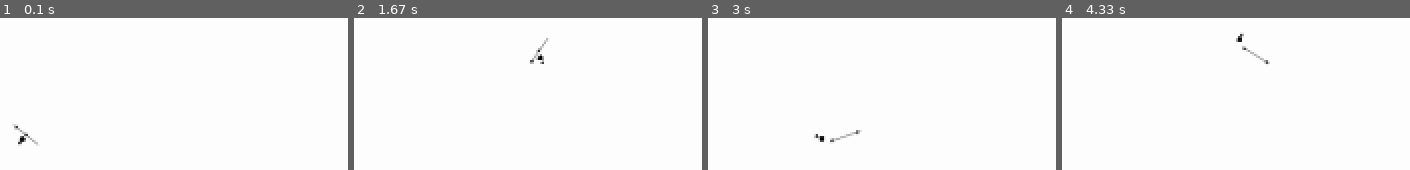
Above: before the commit, frames 1-4 (left to right).
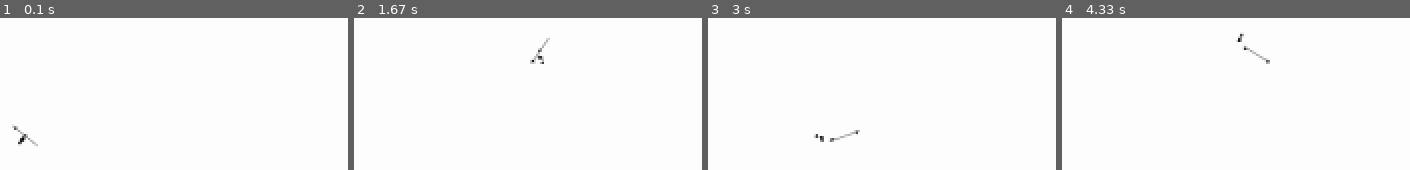
Above: after the commit, the same moments.

Repository: LeBoku/tds
Game: pygame game, started from tds/tds/tds.py
Same seed, same stepped clock (60 frames per second), same inputs: the game is played once before the commit and once after it.
Inputs (mouse positions are in pixels of both pictures, inside the frame that each line leads up to):
- Up to frame 1 (0.1 s): no input
- Up to frame 2 (1.67 s): click (outside the picture) at 0.38 s; hold D 0.67-1.13 s; click (outside the picture) at 0.75 s; hold W 1.17-1.47 s; click (outside the picture) at 1.25 s; hold D from 1.5 s (still down); click (outside the picture) at 1.58 s
- Up to frame 3 (3 s): release D at 1.97 s; hold A 2-2.53 s; click (outside the picture) at 2.08 s; hold S 2.57-2.87 s; click (outside the picture) at 2.65 s; hold A from 2.9 s (still down); click (outside the picture) at 2.98 s
- Up to frame 4 (4.33 s): release A at 3.3 s; hold W 3.33-3.7 s; click (outside the picture) at 3.42 s; hold D from 3.73 s (still down); click (outside the picture) at 3.82 s

The runs differ from the first frame. In frame 1, 0.2% of the frame differs, in the area x 3-11%, y 69-85%; in frame 2, 0.2%; in frame 3, 0.1%; in frame 4, 0.3%, in the area x 50-60%, y 11-31%.

Commit message:
minor character baseImage improvement

Diff:
--- a/tds/tds/map/mapController.py
+++ b/tds/tds/map/mapController.py
@@ -39,11 +39,11 @@
 		self.player.moveSetController.registerMove("attack_forward", moveSets.spear.forwardAttack())
 
 		self.createSubEntity("leftHand", character.hand(), Vector2(-5, 0))
-		rightHand = self.createSubEntity("rightHand", character.hand(), Vector2(6, 0))
+		rightHand = self.createSubEntity("rightHand", character.hand(), Vector2(5, 0))
 
-		self.createSubEntity("weapon", weapons.spear(), Vector2(0, 0), rightHand)
+		self.createSubEntity("weapon", weapons.spear(), parent=rightHand)
 
-	def createSubEntity(self, name, image, offset, parent=None):
+	def createSubEntity(self, name, image, offset=Vector2(0,0), parent=None):
 		if (parent is None):
 			parent = self.player
 
--- a/tds/tds/store/images/character.py
+++ b/tds/tds/store/images/character.py
@@ -4,9 +4,8 @@
 from store.images import util
 
 def player():
-	img = util.createAlphaSurface((5, 5))
+	img = util.createAlphaSurface((5, 3))
 	img.fill((0,0,0))
-	#pygame.gfxdraw.filled_polygon(charImage, [(5,1), (8,10), (2,10)], (0,0,0))
 
 
 	return img
